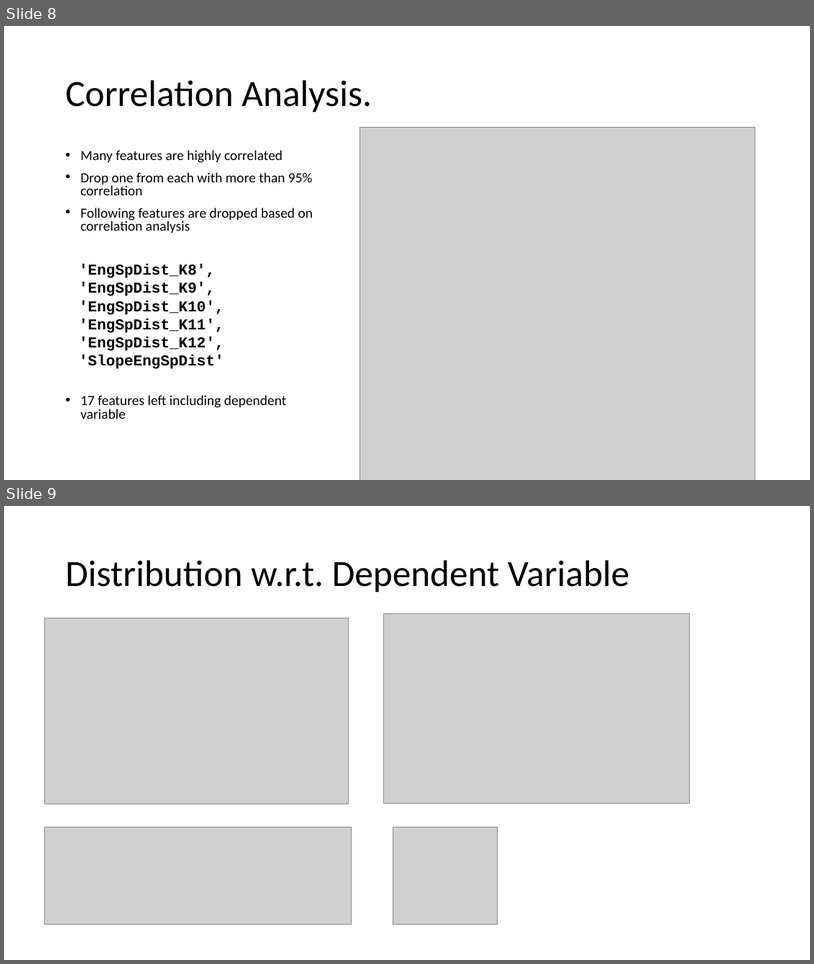
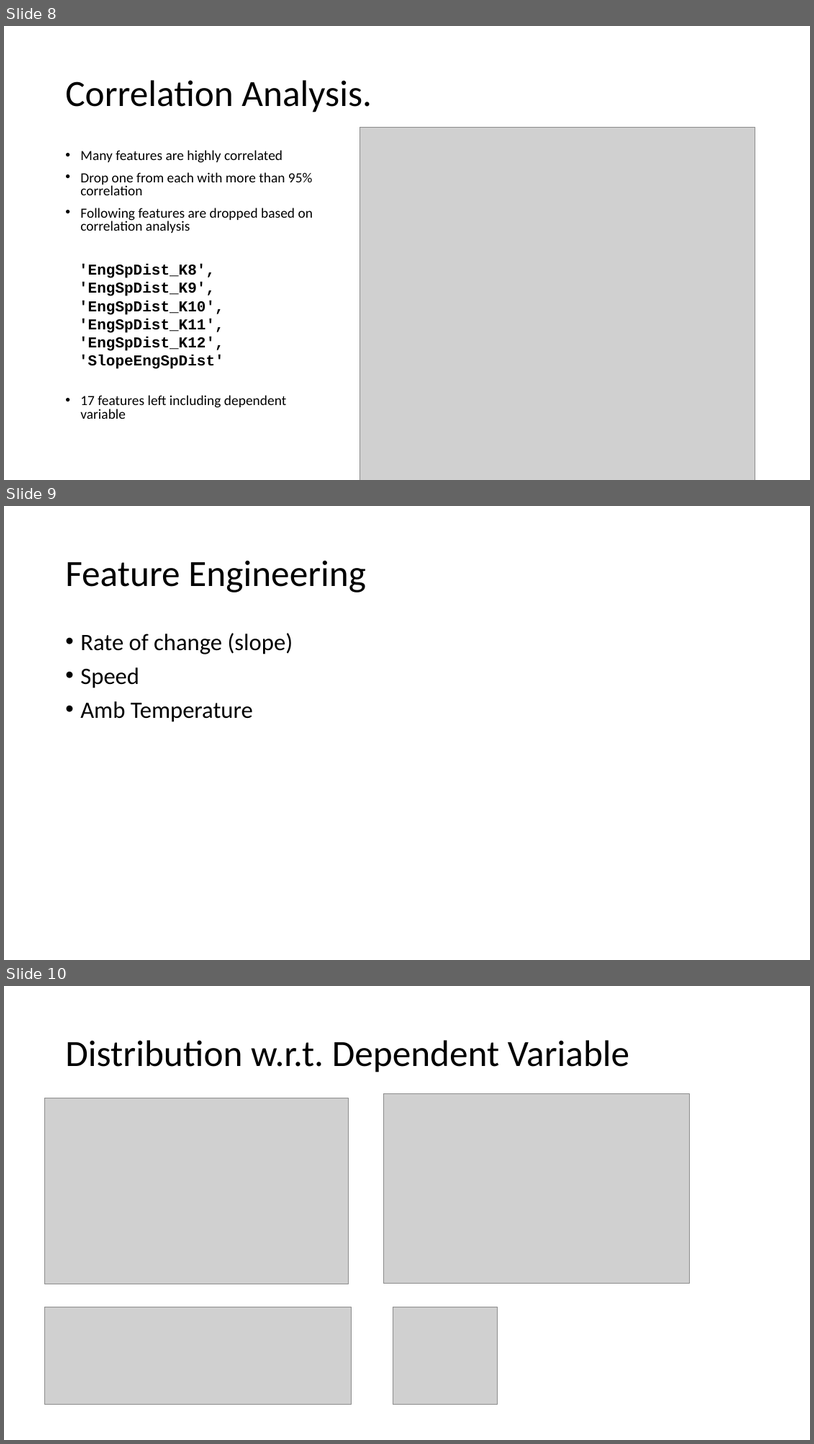
Before and after one commit to adilmukhtar82/PdM, a slide deck: docs/Presentation.pptx. Shown one above the other, each under a label of ours: slides 8 and 9 before the commit, slides 8, 9 and 10 after it. The pictures are 814x964 and 814x1444 pixels, drawn with LibreOffice and Linux fonts; fonts in the diff are those of the drawing; grey boxes stand for pictures. Boxes give left, top, right and bottom in pixels: in the first picture for what was removed or moved away, otherwise in the second. Text is boxed around its words. In the diff, an @@ line names an element or a change of style, - is before the commit and + after.

Commit message:
presentation

```diff
--- a/docs/Presentation.pptx
+++ b/docs/Presentation.pptx
@@ slide 9 added at bbox=[4, 506, 810, 960], background #FFFFFF @@
@@ title added at bbox=[65, 560, 366, 592], 44 pt, text #000000 @@
+Feature Engineering
@@ text added at bbox=[80, 633, 293, 722], 28 pt, text #000000 @@
+• Rate of change (slope)
+• Speed
+• Amb Temperature
@@ what was slide 9 is now slide 10 @@
```
